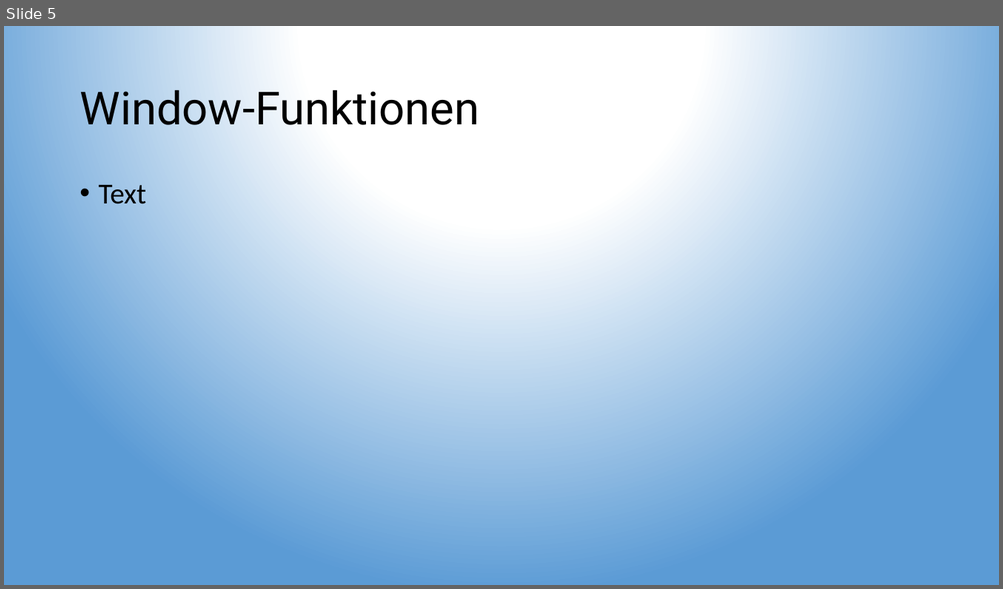
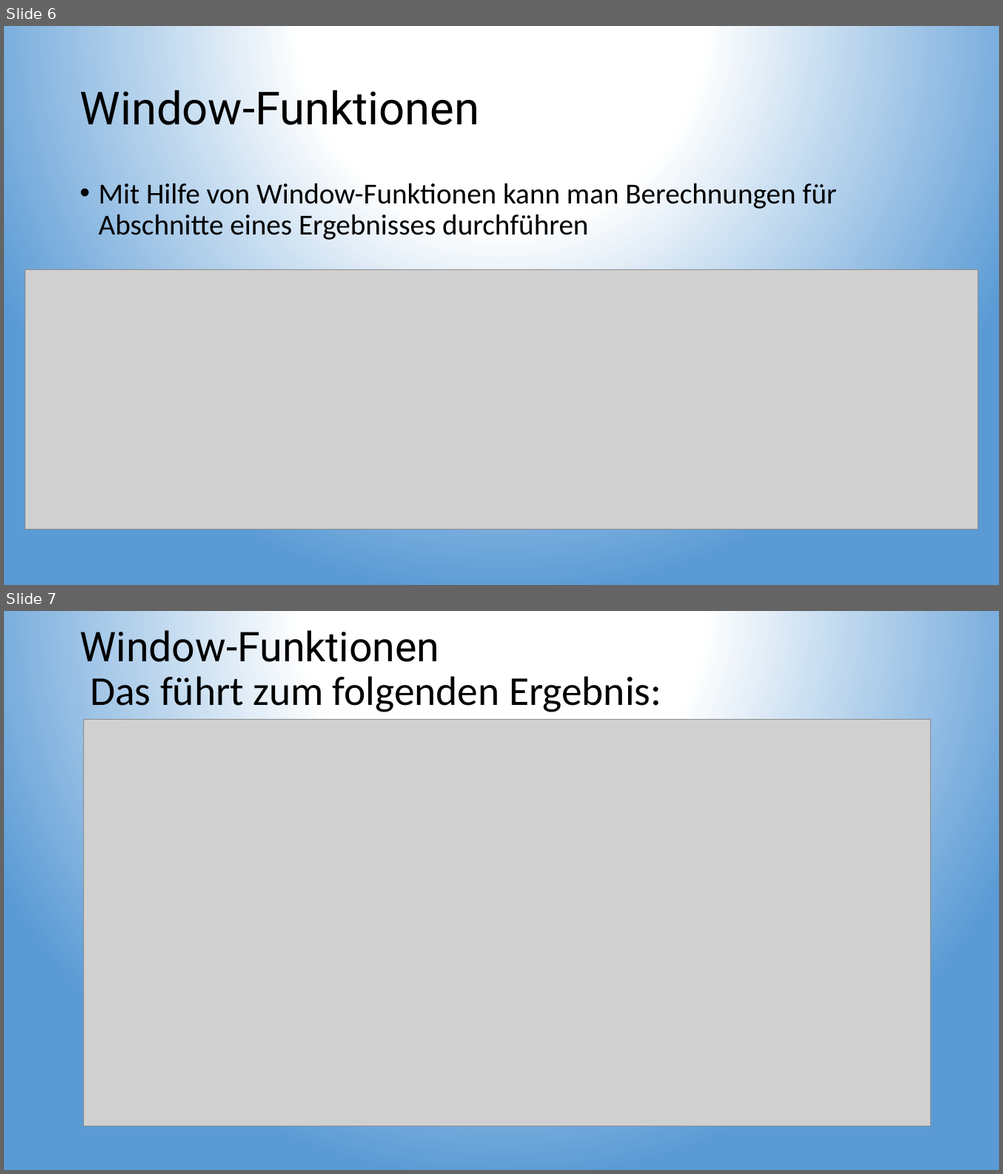
Before and after one commit to TobiaszMylak/DBI-Pr-sentation, a slide deck: DBI Präsentation Gruppe 2 - Teilthema Paging.pptx. Shown one above the other, each under a label of ours: slide 5 before the commit, slides 6 and 7 after it. The pictures are 1003x589 and 1003x1174 pixels, drawn with LibreOffice and Linux fonts; fonts in the diff are those of the drawing; grey boxes stand for pictures. Boxes give left, top, right and bottom in pixels: in the first picture for what was removed or moved away, otherwise in the second. Text is boxed around its words. In the diff, an @@ line names an element or a change of style, - is before the commit and + after.

```diff
--- a/DBI Präsentation Gruppe 2 - Teilthema Paging.pptx
+++ b/DBI Präsentation Gruppe 2 - Teilthema Paging.pptx
@@ slide 7 added at bbox=[4, 611, 999, 1170], background gradient #FFFFFF to #5B9BD5 @@
@@ title added at bbox=[79, 624, 661, 712], 39.6 pt, text #000000 @@
+Window-Funktionen
+Das führt zum folgenden Ergebnis:
@@ picture added at bbox=[84, 720, 930, 1128] @@
@@ what was slide 5 is now slide 6 @@
@@ slide 6 changed as well @@
@@ text at bbox=[99, 183, 836, 240]: text changed @@
-• Text
+• Mit Hilfe von Window-Funktionen kann man Berechnungen für Abschnitte eines Ergebnisses durchführen
@@ picture added at bbox=[25, 270, 978, 530] @@
```
Also in this commit, not shown: 3 other slides changed, 2 other slides added, 1 slide removed.
